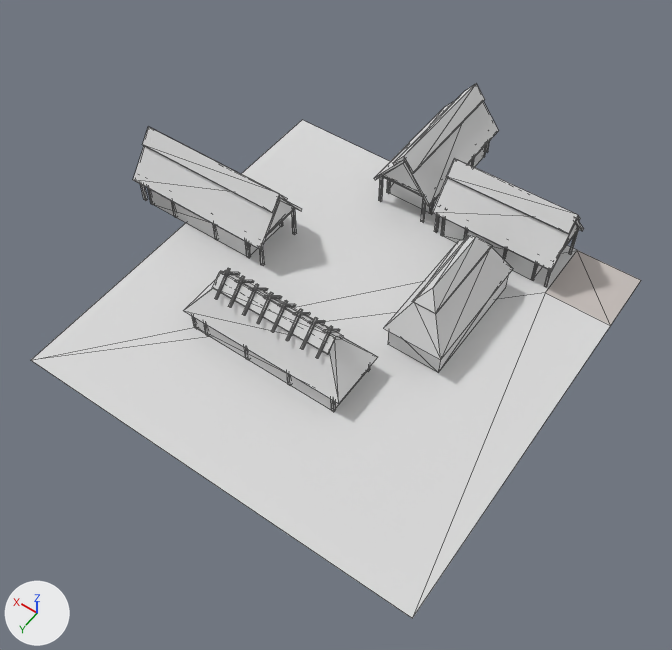
One commit to the OBJ model assets/stl_export/ww1r.obj: the scene before it, then after it.
Camera for both pictures: a 50 mm lens placed at (-22.5, 32.7, 50.1), pointed at (-0.8, 2.3, 2.4). Lighting does not change. The marker at lower left points along +X, +Y and +Z. The older version comes first. Mesh edges are drawn as thin lines. Where no turn or scale is listed for an object, it has been applied to the vertices. Vertices at exactly the same position are counted once.

Names of what the first picture shows: 'ww1r'.
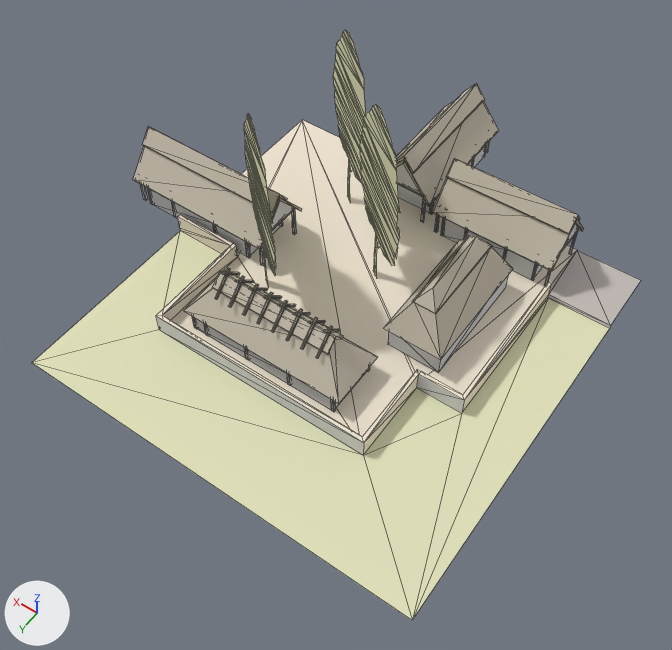
Location of each change, [x1, y1, x2, y2] in pixels of the pictures (672 x 650 px):
'ww1r', reshaped (10% taller): before [31, 83, 641, 618]; after [32, 30, 641, 620]
part 1 of me_ww1r, added: after [244, 113, 276, 285]
part 2 of me_ww1r, added (beige): after [360, 104, 400, 278]
part 3 of me_ww1r, added (beige): after [333, 30, 366, 201]
part 4 of me_ww1r, cut back: before [31, 120, 611, 618]; after [32, 120, 611, 620]
part 5 of me_ww1r, recoloured: [133, 83, 584, 404] in both

What changed in the scene script:
```text
Add mat_straw:
    mat_straw = principled_material('straw')
    mat_straw.base_color = (0.569, 0.514, 0.42)  # light grey #c7bead
    mat_straw.roughness = 1.0
Add mat_cortyard:
    mat_cortyard = principled_material('cortyard')
    mat_cortyard.base_color = (0.878, 0.792, 0.651)  # pale yellow #f1e6d3
    mat_cortyard.roughness = 1.0
Add mat_w:
    mat_w = principled_material('w')
    mat_w.base_color = (0.757, 0.757, 0.502)  # beige #e2e2bc
    mat_w.roughness = 1.0
Change me_ww1r:
    used by ob_ww1r; location = (0.0, 0.0, 0.0)
    remove me_ww1r.from_pydata(...)  # 751 vertices, 1170 faces; spans x -15.0..19.4, y -20.7..15.0, z 0.0..5.7
    add me_ww1r.from_pydata(...)  # 986 vertices, 1438 faces; spans x -15.0..19.4, y -20.7..15.0, z -0.3..14.4
    me_ww1r part 1: a new loose piece of 67 vertices spanning x 3.0..9.9, y -2.2..3.4, z 0.0..14.4, in mat_w (beige #e2e2bc)
    me_ww1r part 2: a new loose piece of 67 vertices spanning x -2.7..4.1, y -7.3..-1.8, z 0.0..14.4, in mat_w (beige #e2e2bc)
    me_ww1r part 3: a new loose piece of 67 vertices spanning x 3.2..10.0, y -12.5..-6.9, z 0.0..14.4, in mat_w (beige #e2e2bc)
    me_ww1r part 4
    2 vertices are removed from x -15.0..15.0, y 15.0, z 0.0
    5 faces are deleted
    28 vertices are added at x -15.0..15.0, y -10.0..15.0, z -0.3..1.2
    8 new vertices lie (0.0, 0.0, 1.2) away from vertices in x -10.3..15.0, y -10.0..7.7, z 0.0
    14 new faces join them, mat_default (light grey #dadada)
    2 new faces join them, mat_road (light grey #c2bab6)
    45 new faces join them, mat_cortyard (pale yellow #f1e6d3)
    8 new faces join them, mat_w (beige #e2e2bc)
    me_ww1r part 5: 366 faces spanning x -10.0..19.4, y -20.7..6.8, z 1.6..5.7 switch from mat_default (light grey #dadada) to mat_straw (light grey #c7bead)
    add me_ww1r.materials.append(mat_cortyard)  # pale yellow #f1e6d3
    add me_ww1r.materials.append(mat_w)  # beige #e2e2bc
```
